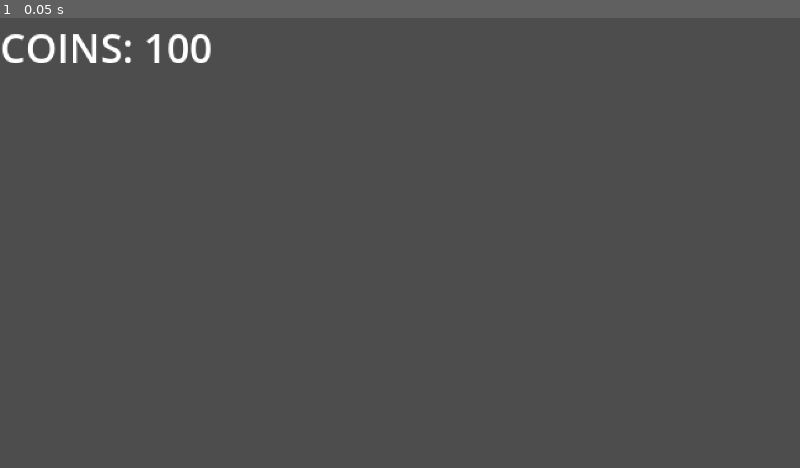
Above: before the commit, frame 1.
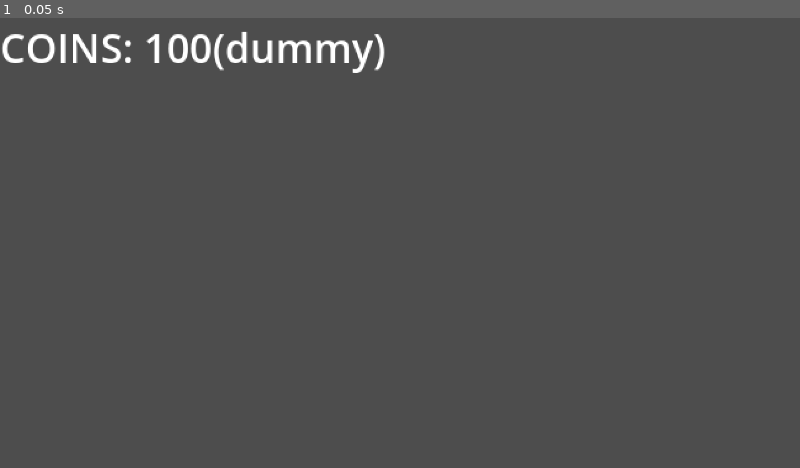
Above: after the commit, the same moment.

Repository: ButbkaDrug/easter_jam_with_ales
Game: Godot game, scene res://features/ui/hud/hud.tscn
Two runs of this game, one before a commit and one after it. Both use one fixed random seed, a clock stepped at 60 frames per second and the inputs below. The project has no main scene, so this scene is started directly.
Inputs:
- Up to frame 1 (0.05 s): no input

The runs differ from the first frame. In frame 1, 0.7% of the frame differs, in the area x 26-49%, y 3-13%.

Commit message:
added assests

Diff:
--- /dev/null
+++ b/features/player/player.tscn
@@ -0,0 +1,3 @@
+[gd_scene format=3 uid="uid://c08xal3jexv6p"]
+
+[node name="Player" type="Node2D" unique_id=139975162]
--- a/features/ui/hud/hud.tscn
+++ b/features/ui/hud/hud.tscn
@@ -15,4 +15,4 @@
 
 [node name="Label" type="Label" parent="HBoxContainer" unique_id=2103675950]
 layout_mode = 2
-text = "COINS: 100"
+text = "COINS: 100(dummy)"
Not shown, added: assets/tower/License.txt
Binary file added: assets/tower/idle/1.png
Not shown, added: assets/tower/idle/1.png.import
Binary file added: assets/tower/idle/2.png
Not shown, added: assets/tower/idle/2.png.import
Binary file added: assets/tower/idle/3.png
Not shown, added: assets/tower/idle/3.png.import
Binary file added: assets/tower/idle/4.png
Not shown, added: assets/tower/idle/4.png.import
Binary file added: assets/tower/idle/5.png
Not shown, added: assets/tower/idle/5.png.import
Binary file added: assets/tower/idle/6.png
(and 125 more such lines)
